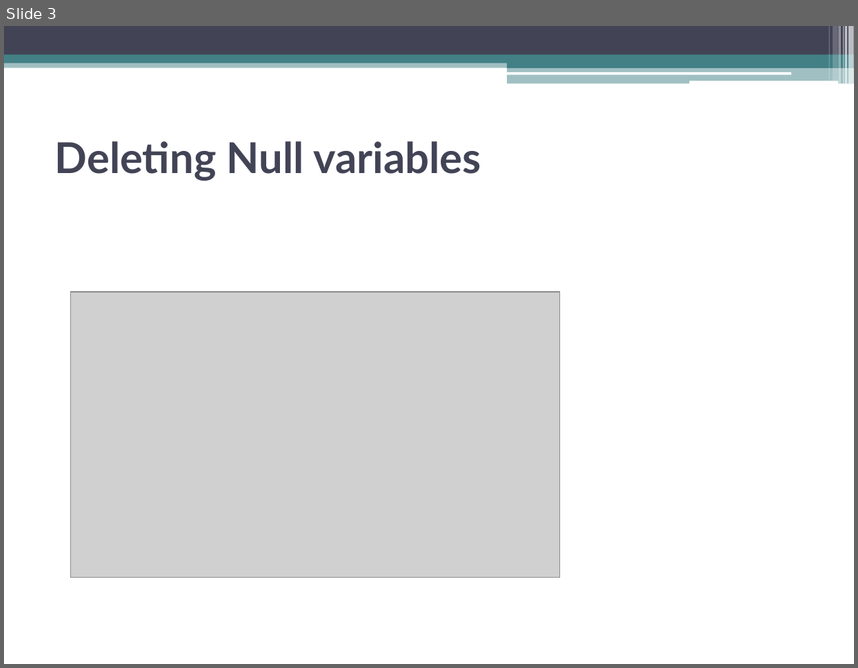
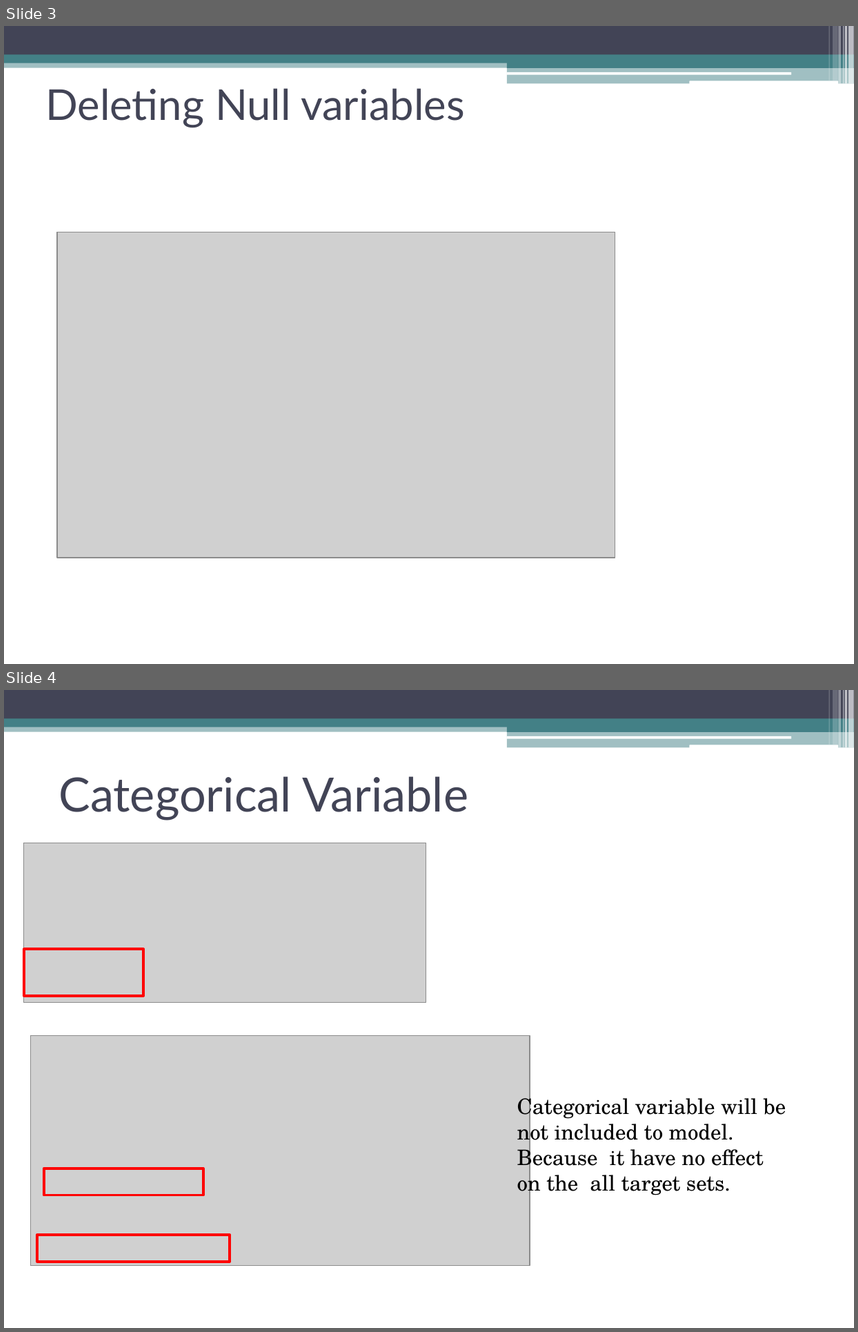
Before and after one commit to Kodluyoruz-Ankara-Veri-Bilimi/assignment_Beyza, a slide deck: homework2/homework2.pptx. Shown one above the other, each under a label of ours: slide 3 before the commit, slides 3 and 4 after it. The pictures are 858x668 and 858x1332 pixels, drawn with LibreOffice and Linux fonts; fonts in the diff are those of the drawing; grey boxes stand for pictures. Boxes give left, top, right and bottom in pixels: in the first picture for what was removed or moved away, otherwise in the second. Text is boxed around its words. In the diff, an @@ line names an element or a change of style, - is before the commit and + after.

```diff
--- a/homework2/homework2.pptx
+++ b/homework2/homework2.pptx
@@ slide 4 added at [4,690,854,1328], background #FFFFFF; not listed: 13 template elements that a slide beside it also shows @@
@@ title added at [59,776,468,820], 40 pt, text #424456 @@
+Categorical Variable
@@ picture added at [23,843,426,1003] @@
@@ rectangle added at [23,949,143,996], outline #FF0000 2.25 pt @@
@@ picture added at [30,1035,529,1265] @@
@@ text added at [517,1092,786,1196], 18 pt, text #000000 @@
+Categorical variable will be not included to model. Because it have no effect on the all target sets.
@@ rectangle added at [44,1169,204,1195], outline #FF0000 2.25 pt @@
@@ rectangle added at [37,1235,230,1261], outline #FF0000 2.25 pt @@
@@ slide 3 changed as well @@
@@ title "Deleting Null variables": place and size @@
-title "Deleting Null variables" at [55,141,481,181]
+title "Deleting Null variables" at [45,88,465,128]
@@ title "Deleting Null variables" at [45,88,465,128]: bold off @@
@@ picture: place and size @@
-picture at [70,291,560,577]
+picture at [56,232,615,557]
```
Also in this commit, not shown: 4 other slides changed, 9 other slides added, 6 slides removed.
